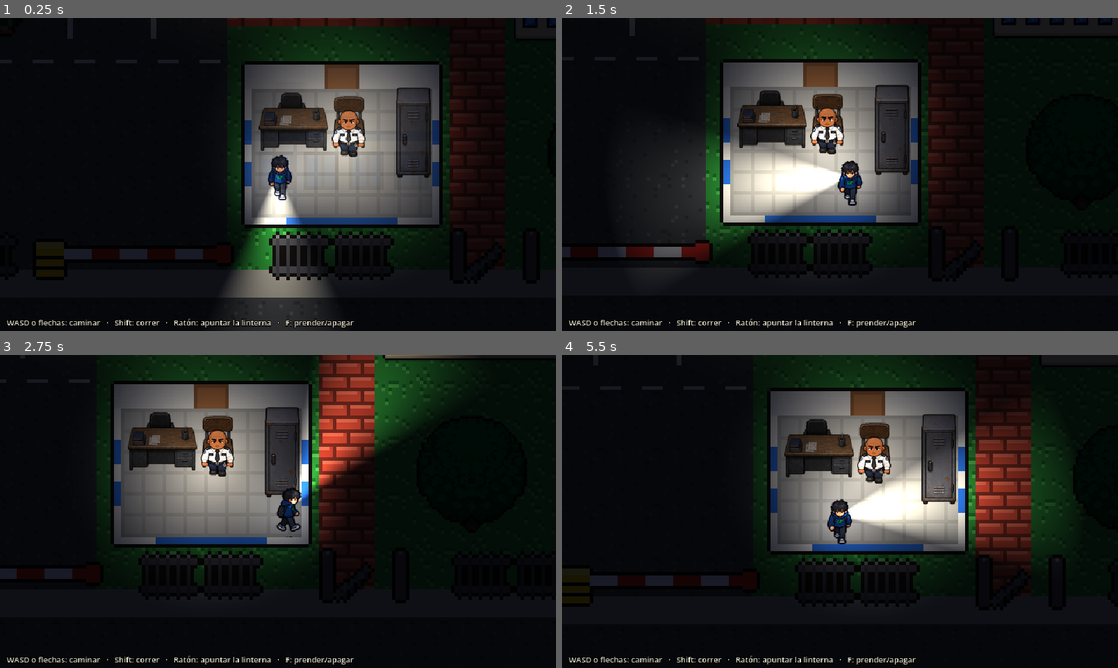
Above: before the commit, frames 1-4 (two rows, left to right).
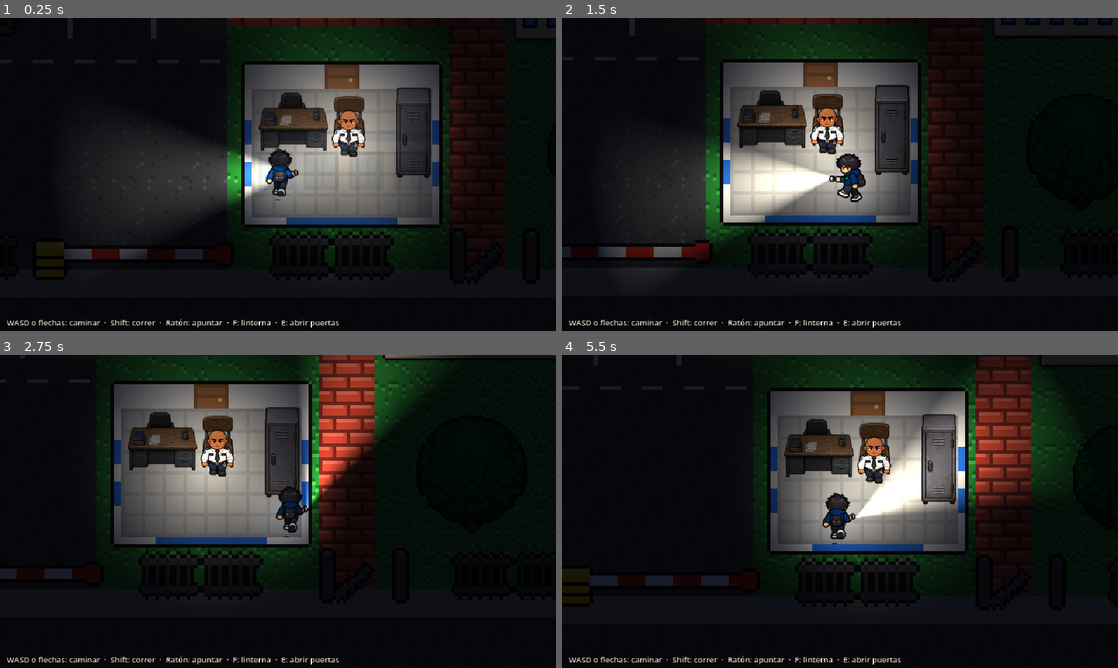
Above: after the commit, the same moments.

Repository: chatgepet72-coder/Turno-Nocturno
Game: Godot game, scene res://scenes/niveles/Entrada.tscn
The game is run twice, just before and just after one commit, with the same random seed, the same clock (stepped at 60 frames per second) and the same inputs.
Inputs (mouse positions are in pixels of both pictures, inside the frame that each line leads up to):
- Up to frame 1 (0.25 s): no input
- Up to frame 2 (1.5 s): tap Enter at 0.5 s; move the mouse to (962, 158) at 0.52 s; hold D (mover_derecha) 0.53-1.28 s; hold Shift (correr) 0.53-1.28 s; tap E (interactuar) at 0.8, 1.35 s; move the mouse to (728, 190) at 1.27 s; hold S (mover_abajo) from 1.28 s (still down)
- Up to frame 3 (2.75 s): tap F (linterna) at 1.55 s; move the mouse to (333, 442) at 2.02 s; release S (mover_abajo) at 2.03 s; hold D (mover_derecha) from 2.03 s (still down); hold F (linterna) from 2.03 s (still down); tap Shift (correr) at 2.3 s
- Up to frame 4 (5.5 s): move the mouse to (812, 574) at 2.77 s; release D (mover_derecha) at 2.78 s; release F (linterna) at 2.78 s; hold W (mover_arriba) 2.78-3.53 s; tap Shift (correr) at 2.85, 4.55 s; tap E (interactuar) at 3.05, 5.3 s; move the mouse to (1006, 558) at 3.52 s; hold E (interactuar) 3.53-4.28 s; hold A (mover_izquierda) 3.53-5.03 s; tap F (linterna) at 3.8, 4.35 s; move the mouse to (673, 464) at 4.27 s; move the mouse to (867, 511) at 5.02 s; hold S (mover_abajo) from 5.03 s (still down); hold Shift (correr) from 5.03 s (still down)

The runs differ from the first frame. In frame 1, 11% of the frame differs, in the area x 13-64%, y 19-100%; in frame 2, 2.3%; in frame 3, 3.2%; in frame 4, 12%, in the area x 18-92%, y 0-99%.

Commit message:
Lalo con la linterna en la mano y puerta de la caseta
- Con la linterna prendida Lalo usa la animacion con la linterna en la mano
  (hoja caminar_linterna_v10 de magicart99), voltea hacia el raton y la luz
  sale de su mano
- Puerta de la caseta: empieza cerrada, se abre y cierra con E, con sonido y aviso
- Sin avisos de senales sin usar en EventBus

Co-Authored-By: Claude Opus 5.5 <noreply@anthropic.com>
Claude-Session: https://claude.ai/code/session_01TYYZt26Tdk8h6daggGYBmn

Diff:
--- a/scripts/autoload/event_bus.gd
+++ b/scripts/autoload/event_bus.gd
@@ -1,24 +1,32 @@
 extends Node
 ## Señales globales para comunicar sistemas sin que dependan entre sí.
 ## Uso: EventBus.ruido_emitido.emit(global_position, 200.0)
+## Las señales que todavía no usa ningún sistema llevan @warning_ignore para que Godot no avise.
 
 ## Un ruido en el mundo (objeto lanzado, disparo, puerta). Los enemigos lo escuchan.
+@warning_ignore("unused_signal")
 signal ruido_emitido(posicion: Vector2, alcance: float)
 
 ## Empieza un mensaje de radio. es_real = false cuando habla el ente con la voz de Don Chava.
+@warning_ignore("unused_signal")
 signal mensaje_radio(id: StringName, es_real: bool)
 
 ## El jugador siguió (true) o ignoró (false) las indicaciones de un mensaje del ente.
+@warning_ignore("unused_signal")
 signal mensaje_falso_resuelto(id: StringName, lo_siguio: bool)
 
 ## Un enemigo quedó derribado. Lo usa el sistema de enemigos que regresan.
+@warning_ignore("unused_signal")
 signal enemigo_derribado(enemigo: Node)
 
 ## Un enemigo fue clavado al piso o destruido y ya no regresa.
+@warning_ignore("unused_signal")
 signal enemigo_eliminado_para_siempre(id_enemigo: StringName)
 
 ## El jugador entró a otra zona del campus.
+@warning_ignore("unused_signal")
 signal zona_cambiada(zona: StringName)
 
 ## Se leyó un documento o nota.
+@warning_ignore("unused_signal")
 signal documento_leido(id_documento: StringName)
--- a/scripts/jugador/lalo.gd
+++ b/scripts/jugador/lalo.gd
@@ -3,7 +3,12 @@
 ## Lalo: movimiento desde arriba, animación en 4 direcciones, linterna que apunta al ratón y pasos.
 
 const RUTA_CAMINAR: String = "res://assets/sprites/personajes/lalo/caminar/"
+const RUTA_LINTERNA: String = "res://assets/sprites/personajes/lalo/linterna/"
 const DIRECCIONES: Array[String] = ["down", "left", "right", "up"]
+## Dónde queda la mano con la linterna en cada dirección (respecto a los pies).
+const MANO: Dictionary = {
+	"down": Vector2(-2, -23), "right": Vector2(25, -30), "up": Vector2(19, -31), "left": Vector2(-18, -33),
+}
 
 @export var velocidad: float = 80.0
 @export var velocidad_corriendo: float = 140.0
@@ -65,17 +70,24 @@
 
 
 func _animar(entrada: Vector2) -> void:
+	# Con la linterna prendida, Lalo mira hacia donde apunta el ratón; si no, hacia donde camina.
+	var mirada: Vector2 = entrada
+	if _linterna.enabled:
+		mirada = get_global_mouse_position() - global_position
+	if mirada != Vector2.ZERO:
+		if absf(mirada.x) > absf(mirada.y):
+			_direccion = "right" if mirada.x > 0.0 else "left"
+		else:
+			_direccion = "down" if mirada.y > 0.0 else "up"
+	var animacion: String = ("linterna_" if _linterna.enabled else "caminar_") + _direccion
+	_linterna.position = MANO[_direccion]
 	if entrada == Vector2.ZERO:
-		_sprite.play("caminar_" + _direccion)
+		_sprite.play(animacion)
 		_sprite.stop()
 		_sprite.frame = 0
 		return
-	if absf(entrada.x) > absf(entrada.y):
-		_direccion = "right" if entrada.x > 0.0 else "left"
-	else:
-		_direccion = "down" if entrada.y > 0.0 else "up"
 	_sprite.speed_scale = 1.6 if Input.is_action_pressed("correr") else 1.0
-	_sprite.play("caminar_" + _direccion)
+	_sprite.play(animacion)
 
 
 func _sonar_pasos(recorrido: float) -> void:
@@ -93,12 +105,13 @@
 func _crear_sprite() -> void:
 	var frames := SpriteFrames.new()
 	for dir in DIRECCIONES:
-		var nombre: String = "caminar_" + dir
-		frames.add_animation(nombre)
-		frames.set_animation_speed(nombre, 8.0)
-		frames.set_animation_loop(nombre, true)
-		for i in range(1, 5):
-			frames.add_frame(nombre, load(RUTA_CAMINAR + "%s_%d.png" % [dir, i]) as Texture2D)
+		for juego in [["caminar_", RUTA_CAMINAR], ["linterna_", RUTA_LINTERNA]]:
+			var nombre: String = juego[0] + dir
+			frames.add_animation(nombre)
+			frames.set_animation_speed(nombre, 8.0)
+			frames.set_animation_loop(nombre, true)
+			for i in range(1, 5):
+				frames.add_frame(nombre, load(juego[1] + "%s_%d.png" % [dir, i]) as Texture2D)
 	_sprite = AnimatedSprite2D.new()
 	_sprite.sprite_frames = frames
 	_sprite.animation = "caminar_down"
@@ -129,7 +142,7 @@
 	_linterna.texture_scale = 1.1
 	_linterna.energy = 1.25
 	_linterna.color = Color(1.0, 0.96, 0.85)
-	_linterna.position = Vector2(0.0, -34.0)
+	_linterna.position = MANO["down"]
 	add_child(_linterna)
 
 	var camara := Camera2D.new()
--- a/scripts/niveles/entrada.gd
+++ b/scripts/niveles/entrada.gd
@@ -62,10 +62,11 @@
 const POSTES: Array[Vector2] = [Vector2(724, 250), Vector2(724, 570), Vector2(972, 390)]
 const CASETA: Rect2 = Rect2(688, 840, 232, 192)
 const CASETA_PAREDES: Array[Rect2] = [
-	Rect2(688, 840, 96, 32), Rect2(820, 840, 100, 32),   # pared de arriba con hueco de la puerta
+	Rect2(688, 840, 96, 32), Rect2(824, 840, 96, 32),    # pared de arriba con hueco de la puerta
 	Rect2(688, 840, 12, 192), Rect2(908, 840, 12, 192),  # paredes laterales
 	Rect2(688, 1020, 232, 12),                            # pared de abajo
 ]
+const PUERTA_CASETA: Rect2 = Rect2(784, 844, 40, 28)
 const REJA_Y: float = 1036.0
 ## Barreras invisibles: la obra solo se alcanza entrando por el patio, no cortando por el pasto.
 const BARRERAS: Array[Rect2] = [
@@ -218,10 +219,16 @@
 	_forma(chava, Rect2(-15, -14, 30, 14))
 	_mundo.add_child(chava)
 
+	var puerta := Puerta.new()   # se abre y se cierra con E; Lalo empieza con ella cerrada
+	suelo.add_child(puerta)
+	puerta.configurar(PUERTA_CASETA, Rect2(764, 812, 80, 96),
+		load(ESC + "caseta/puerta_cerrada.png") as Texture2D, load(ESC + "caseta/puerta_abierta.png") as Texture2D)
+
 	_techo_caseta = _objeto("caseta_fuera.png", CASETA.position, Vector2.ZERO)
-	var zona := Area2D.new()   # al entrar, el techo se desvanece para ver el interior
+	var zona := Area2D.new()   # al entrar (o al acercarse a la puerta por fuera) el techo se desvanece
 	zona.collision_mask = 2
 	_forma(zona, Rect2(700, 872, 208, 148))
+	_forma(zona, Rect2(764, 800, 80, 44))
 	zona.body_entered.connect(_al_entrar_caseta)
 	zona.body_exited.connect(_al_salir_caseta)
 	add_child(zona)
@@ -284,7 +291,7 @@
 func _crear_hud() -> void:
 	var capa := CanvasLayer.new()
 	var ayuda := Label.new()
-	ayuda.text = "WASD o flechas: caminar   ·   Shift: correr   ·   Ratón: apuntar la linterna   ·   F: prender/apagar"
+	ayuda.text = "WASD o flechas: caminar  ·  Shift: correr  ·  Ratón: apuntar  ·  F: linterna  ·  E: abrir puertas"
 	var estilo := LabelSettings.new()
 	estilo.font_size = 9
 	estilo.font_color = Color(0.9, 0.88, 0.8)
--- /dev/null
+++ b/scripts/objetos/puerta.gd
@@ -0,0 +1,101 @@
+class_name Puerta
+extends Node2D
+## Puerta que Lalo abre y cierra con la tecla de interactuar (E).
+## Cerrada bloquea el paso; abierta lo deja libre. Muestra un aviso cuando Lalo está cerca.
+
+signal cambio(abierta: bool)
+
+var abierta: bool = false
+
+var _sprite: Sprite2D
+var _bloqueo: CollisionShape2D
+var _aviso: Label
+var _jugador_cerca: bool = false
+var _tex_cerrada: Texture2D
+var _tex_abierta: Texture2D
+var _audio: AudioStreamPlayer2D
+var _sonido_abrir: AudioStream
+var _sonido_cerrar: AudioStream
+
+
+## hueco: el rectángulo que tapa la puerta. zona: dónde tiene que estar Lalo para poder usarla.
+func configurar(hueco: Rect2, zona: Rect2, tex_cerrada: Texture2D, tex_abierta: Texture2D) -> void:
+	_tex_cerrada = tex_cerrada
+	_tex_abierta = tex_abierta
+	position = hueco.position
+
+	_sprite = Sprite2D.new()
+	_sprite.centered = false
+	_sprite.texture = _tex_cerrada
+	add_child(_sprite)
+
+	var cuerpo := StaticBody2D.new()
+	_bloqueo = CollisionShape2D.new()
+	var forma := RectangleShape2D.new()
+	forma.size = hueco.size
+	_bloqueo.shape = forma
+	_bloqueo.position = hueco.size / 2.0
+	cuerpo.add_child(_bloqueo)
+	add_child(cuerpo)
+
+	var area := Area2D.new()
+	area.collision_mask = 2
+	var forma_zona := RectangleShape2D.new()
+	forma_zona.size = zona.size
+	var cs := CollisionShape2D.new()
+	cs.shape = forma_zona
+	cs.position = zona.get_center() - hueco.position
+	area.add_child(cs)
+	area.body_entered.connect(_al_entrar)
+	area.body_exited.connect(_al_salir)
+	add_child(area)
+
+	_aviso = Label.new()
+	var estilo := LabelSettings.new()
+	estilo.font_size = 8
+	estilo.outline_size = 3
+	estilo.outline_color = Color.BLACK
+	_aviso.label_settings = estilo
+	_aviso.position = Vector2(-6, -14)
+	_aviso.visible = false
+	_aviso.z_index = 10
+	add_child(_aviso)
+
+	_sonido_abrir = load("res://assets/audio/efectos/door_open.wav") as AudioStream
+	_sonido_cerrar = load("res://assets/audio/efectos/puerta.wav") as AudioStream
+	_audio = AudioStreamPlayer2D.new()
+	_audio.volume_db = -6.0
+	add_child(_audio)
+
+
+func _unhandled_input(event: InputEvent) -> void:
+	if _jugador_cerca and event.is_action_pressed("interactuar"):
+		poner_abierta(not abierta)
+		get_viewport().set_input_as_handled()
+
+
+func poner_abierta(valor: bool) -> void:
+	abierta = valor
+	_sprite.texture = _tex_abierta if abierta else _tex_cerrada
+	_bloqueo.set_deferred("disabled", abierta)
+	_audio.stream = _sonido_abrir if abierta else _sonido_cerrar
+	_audio.play()
+	_actualizar_aviso()
+	cambio.emit(abierta)
+
+
+func _al_entrar(cuerpo: Node2D) -> void:
+	if cuerpo is Lalo:
+		_jugador_cerca = true
+		_actualizar_aviso()
+
+
+func _al_salir(cuerpo: Node2D) -> void:
+	if cuerpo is Lalo:
+		_jugador_cerca = false
+		_actualizar_aviso()
+
+
+func _actualizar_aviso() -> void:
+	_aviso.visible = _jugador_cerca
+	_aviso.text = "E: cerrar" if abierta else "E: abrir"
Binary file added: assets/sprites/escenario/caseta/puerta_abierta.png
Binary file added: assets/sprites/escenario/caseta/puerta_cerrada.png
Binary file added: assets/sprites/personajes/lalo/linterna/down_1.png
Binary file added: assets/sprites/personajes/lalo/linterna/down_2.png
Binary file added: assets/sprites/personajes/lalo/linterna/down_3.png
Binary file added: assets/sprites/personajes/lalo/linterna/down_4.png
Binary file added: assets/sprites/personajes/lalo/linterna/left_1.png
Binary file added: assets/sprites/personajes/lalo/linterna/left_2.png
Binary file added: assets/sprites/personajes/lalo/linterna/left_3.png
Binary file added: assets/sprites/personajes/lalo/linterna/left_4.png
Binary file added: assets/sprites/personajes/lalo/linterna/right_1.png
Binary file added: assets/sprites/personajes/lalo/linterna/right_2.png
(and 6 more such lines)
